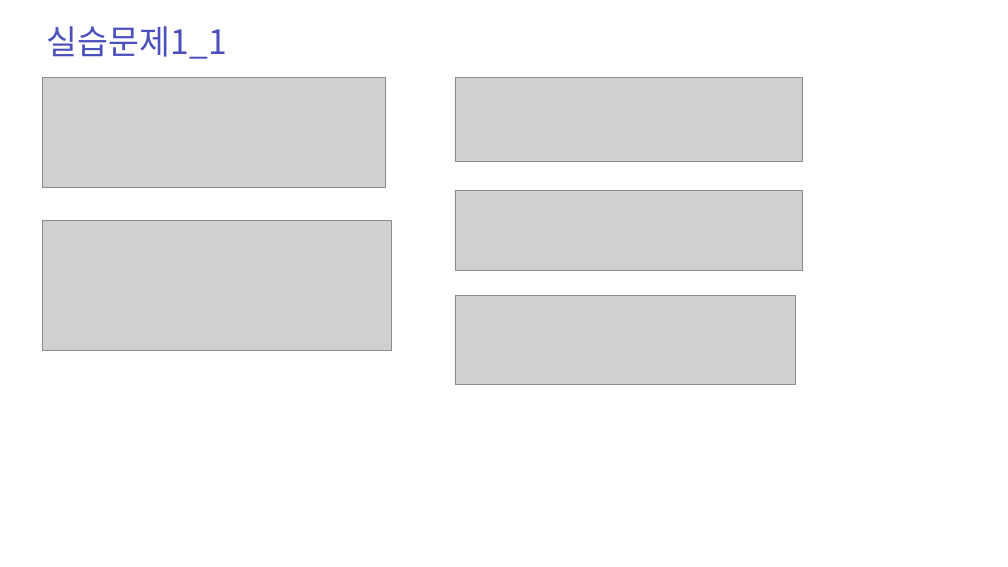
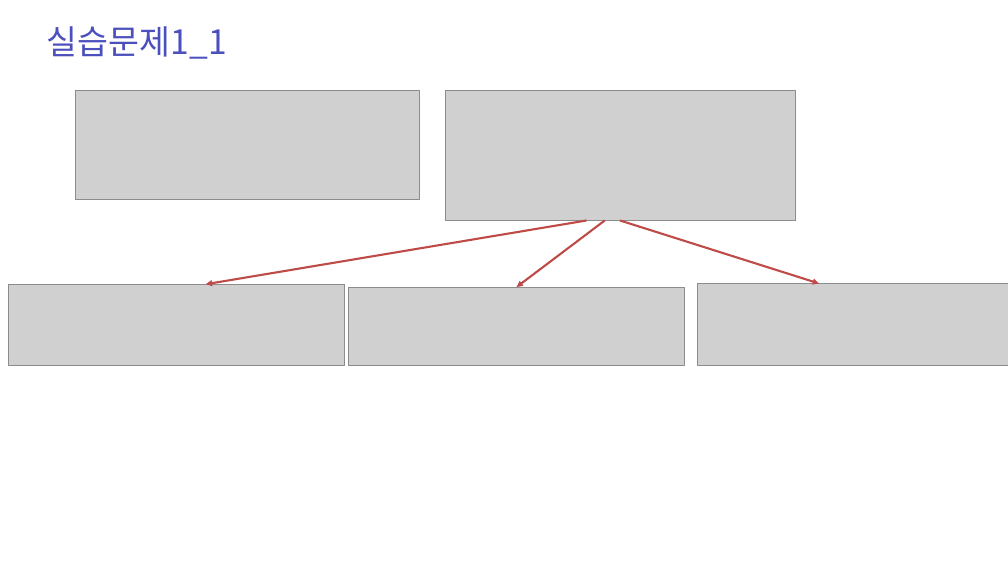
Before and after one commit to zest132/JavaLecture, a slide deck: slide 29 of JavaLecture/LectureFile/java 11강 인터페이스와다형성.pptx. Drawn at 1008x567 pixels with LibreOffice and Linux fonts; fonts in the diff are those of the drawing; grey boxes stand for pictures. Boxes give left, top, right and bottom in pixels: in the first picture for what was removed or moved away, otherwise in the second. Text is boxed around its words. In the diff, an @@ line names an element or a change of style, - is before the commit and + after.

```diff
--- a/JavaLecture/LectureFile/java 11강 인터페이스와다형성.pptx
+++ b/JavaLecture/LectureFile/java 11강 인터페이스와다형성.pptx
@@ picture: place and size @@
-picture at bbox=[42, 78, 385, 187]
+picture at bbox=[76, 90, 419, 200]
@@ picture: place and size @@
-picture at bbox=[42, 221, 392, 351]
+picture at bbox=[445, 90, 795, 220]
@@ arrow added from (587, 221) to (206, 284), #BF4C48 3 pt @@
@@ arrow added from (605, 221) to (517, 287), #BF4C48 3 pt @@
@@ arrow added from (620, 221) to (819, 284), #BF4C48 3 pt @@
@@ picture: place and size @@
-picture at bbox=[455, 78, 802, 161]
+picture at bbox=[8, 284, 344, 365]
@@ picture: place and size @@
-picture at bbox=[455, 190, 802, 271]
+picture at bbox=[349, 287, 684, 365]
@@ picture: place and size @@
-picture at bbox=[455, 295, 795, 385]
+picture at bbox=[697, 284, 1008, 365]
```
Also in this commit, not shown: 2 other slides changed, 8 slides added, 13 slides removed, 13 other files.
